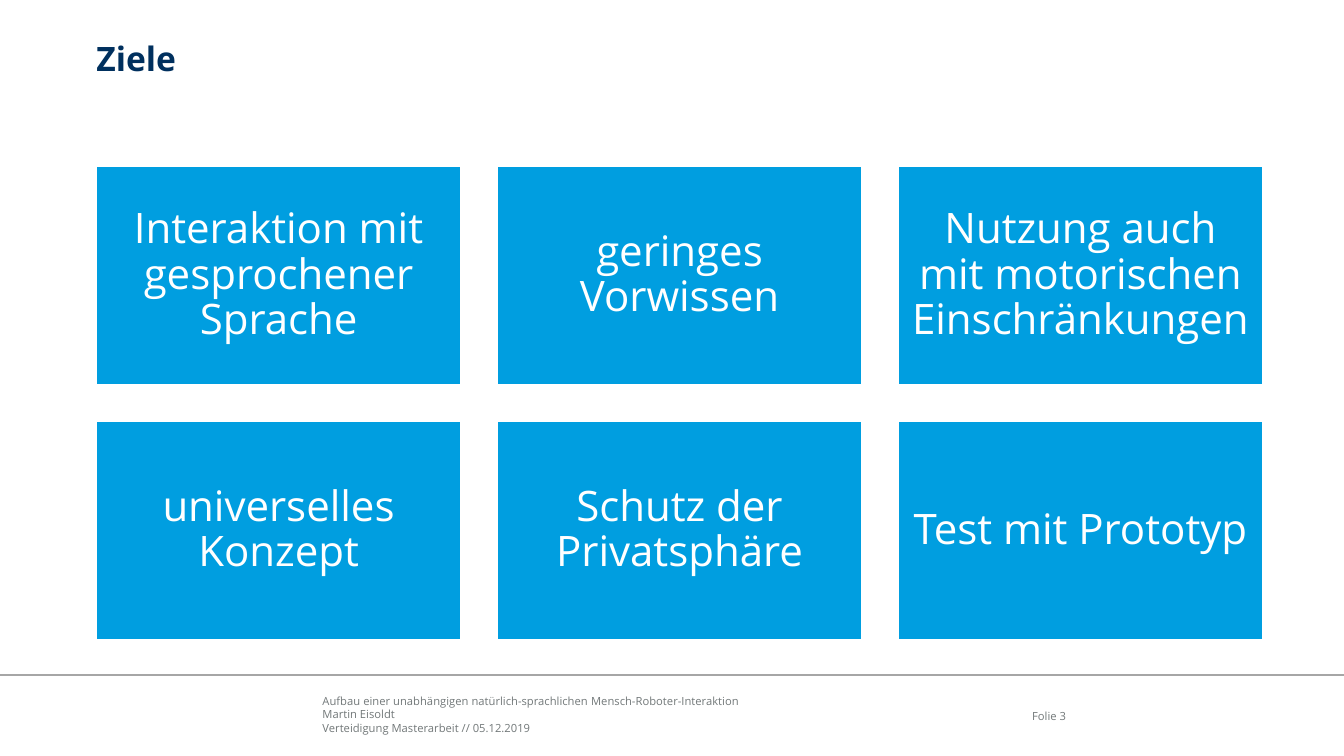
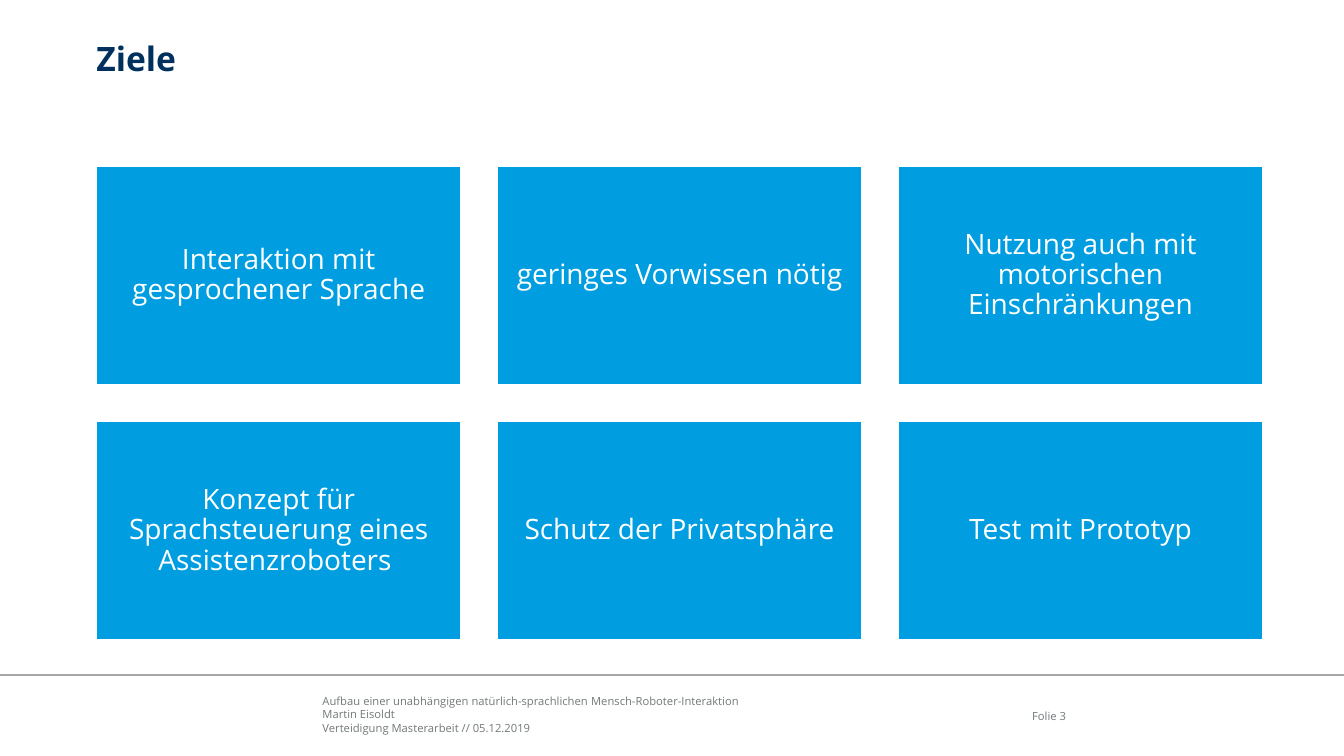
Before and after one commit to edegeyer/masterarbeit, a slide deck: slide 3 of verteidigung/verteidigung.pptx. Drawn at 1344x756 pixels with LibreOffice and Linux fonts; fonts in the diff are those of the drawing; background and template pictures are left out. Boxes give left, top, right and bottom in pixels: in the first picture for what was removed or moved away, otherwise in the second. Text is boxed around its words. In the diff, an @@ line names an element or a change of style, - is before the commit and + after.

```diff
--- a/verteidigung/verteidigung.pptx
+++ b/verteidigung/verteidigung.pptx
@@ text at <box>517,263,842,291</box>: text changed; size 30 to 20 pt @@
-geringes Vorwissen
+geringes Vorwissen nötig
@@ size 30 to 20 pt; less space between paragraphs in 4 elements at <box>132,247,425,306</box>, <box>964,232,1196,321</box>, <box>525,517,835,546</box>, <box>969,518,1192,546</box> @@
@@ text at <box>129,487,428,571</box>: text changed; size 30 to 20 pt @@
-universelles Konzept
+Konzept für Sprachsteuerung eines Assistenzroboters
```
Also in this commit, not shown: 10 other slides changed, 1 slide added.
